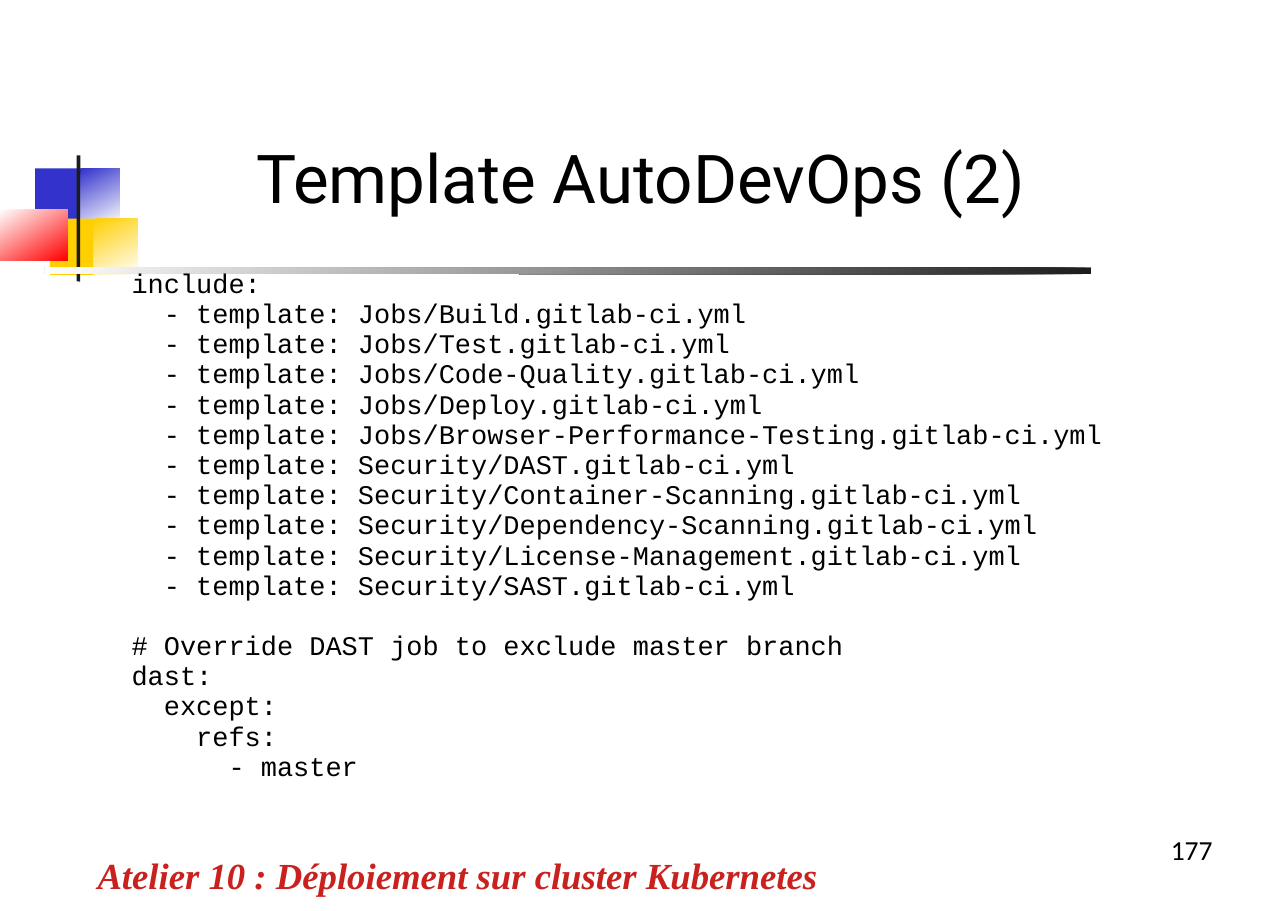
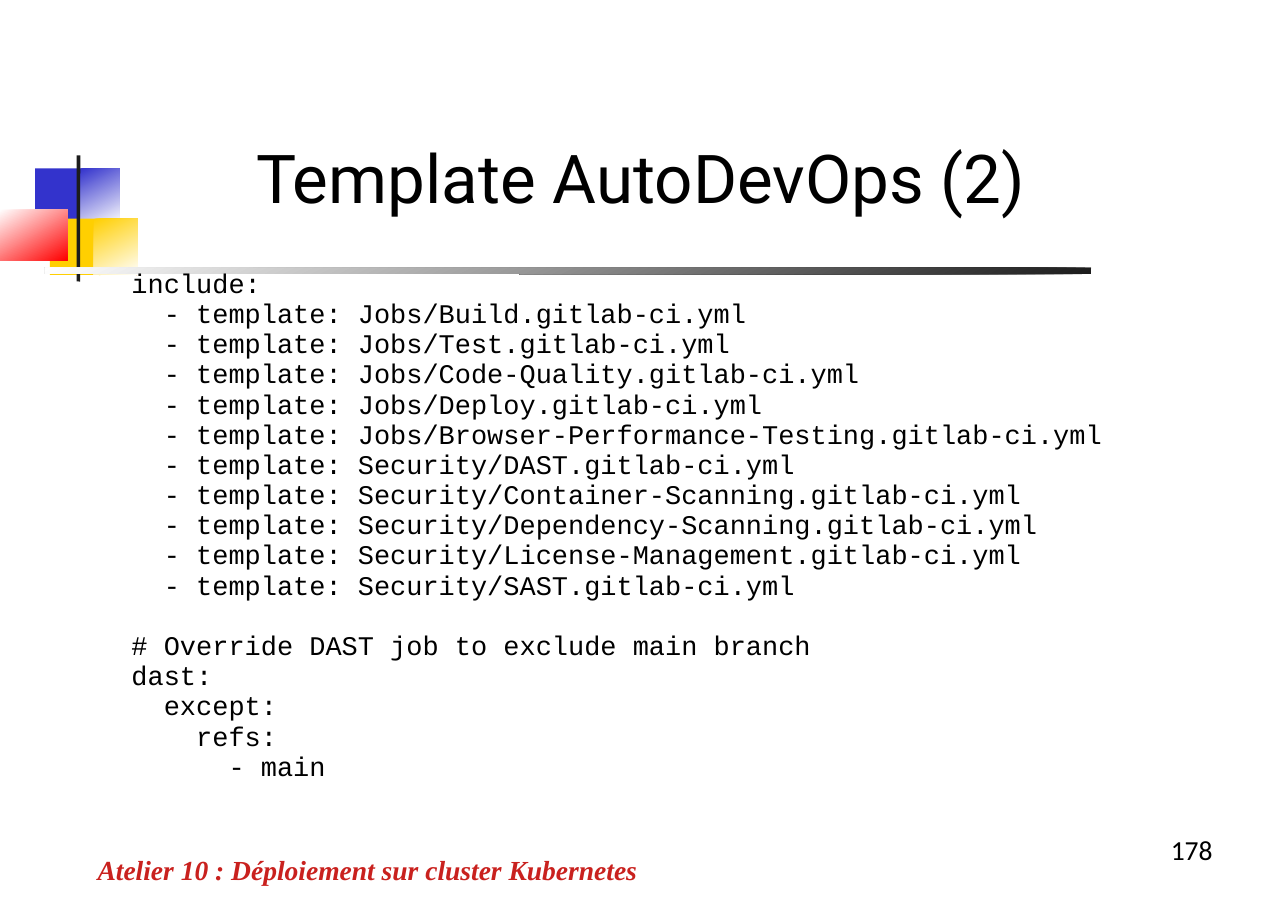
Before and after one commit to dthibau/gitlab, a slide deck: slide 178 of Gitlab.odp (slide 177 before the commit). Drawn at 1288x911 pixels with LibreOffice and Linux fonts; fonts in the diff are those of the drawing. Boxes give left, top, right and bottom in pixels: in the first picture for what was removed or moved away, otherwise in the second. Text is boxed around its words. In the diff, an @@ line names an element or a change of style, - is before the commit and + after.

```diff
--- a/Gitlab.odp
+++ b/Gitlab.odp
@@ text at (164, 636, 811, 661): text changed @@
-# Override DAST job to exclude master branch
+# Override DAST job to exclude main branch
@@ text at (261, 757, 326, 777): text changed @@
-- master
+- main
@@ text "Atelier 10 : Déploiement sur ..." at (98, 861, 637, 885): size 24 to 18 pt @@
@@ page number at (1171, 841, 1213, 861): text changed @@
-177
+178
```
Also in this commit, not shown: 22 other slides changed, 2 slides added, 65 slides removed, 1 other file.
